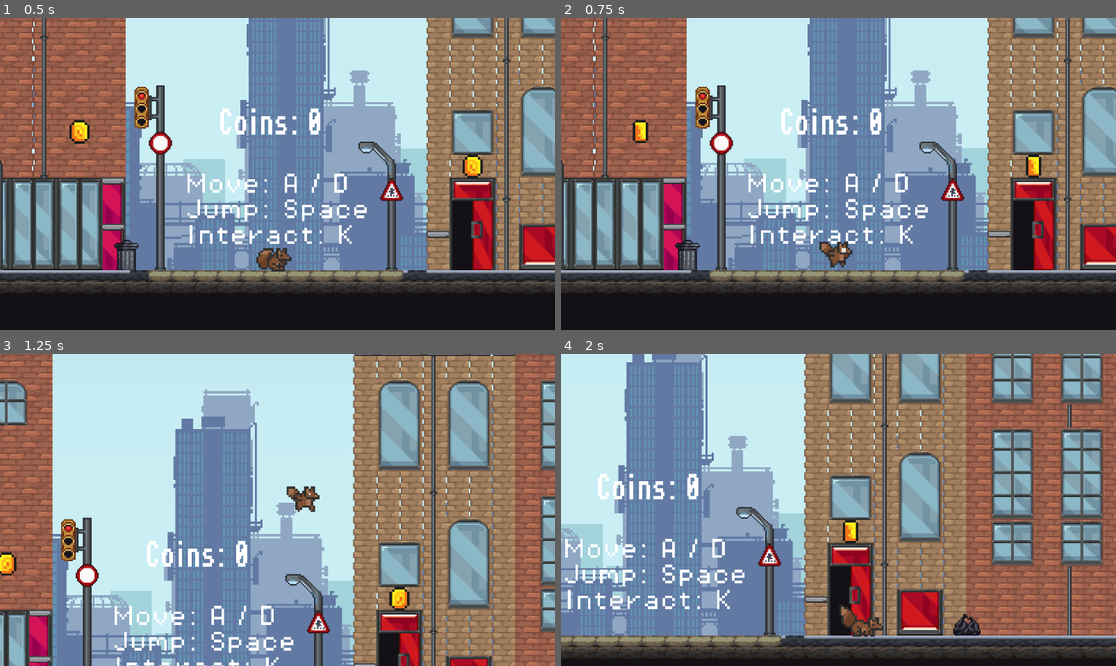
Above: before the commit, frames 1-4 (two rows, left to right).
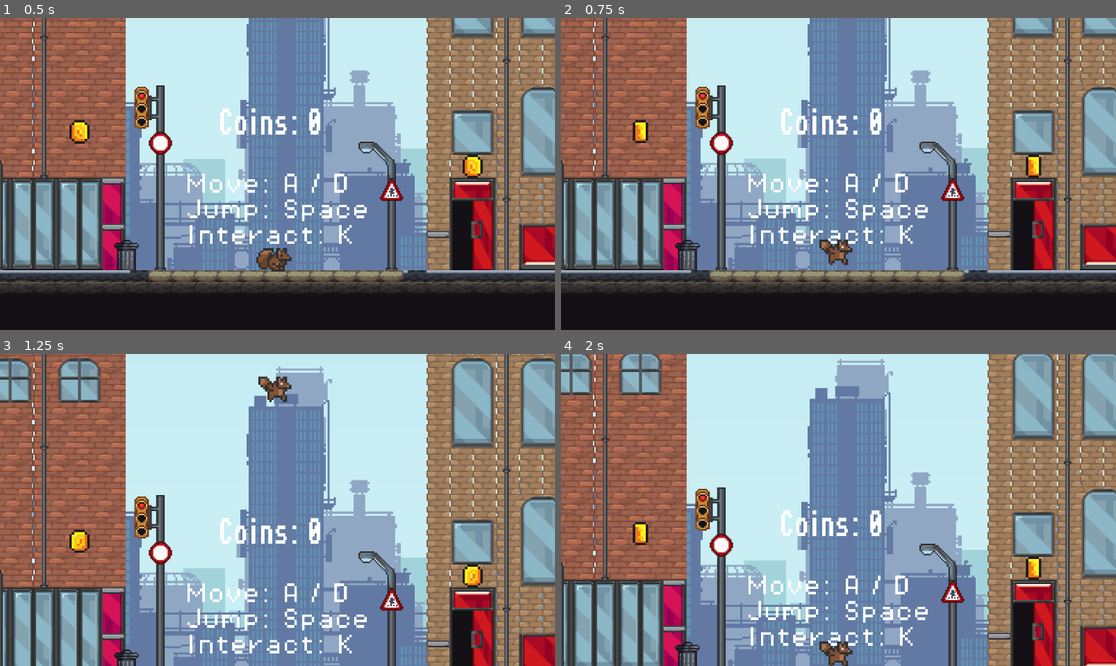
Above: after the commit, the same moments.

Repository: CS196Illinois/FA25-Group6
Game: Godot game, scene res://Scene/games.tscn
Two runs of this game, one before a commit and one after it. Both use one fixed random seed, a clock stepped at 60 frames per second and the inputs below.
Inputs:
- Up to frame 1 (0.5 s): no input
- Up to frame 2 (0.75 s): hold Right (move_right) from 0.53 s (still down); hold K (interact) from 0.53 s (still down)
- Up to frame 3 (1.25 s): keep holding Right (move_right); keep holding K (interact); tap Space (jump) at 0.77 s
- Up to frame 4 (2 s): keep holding Right (move_right); release K (interact) at 1.28 s; tap K (interact) at 1.35 s; tap Space (jump) at 1.52 s

Frame 1 is identical in both runs. In frame 2, 0.2% of the frame differs, in the area x 46-53%, y 70-80%; in frame 3, 72%; in frame 4, 87%, in the area x 0-100%, y 0-100%.

Commit message:
debugging (avoiding moving during interacting)

Diff:
--- a/cs-honors-proj/Scene/player.tscn
+++ b/cs-honors-proj/Scene/player.tscn
@@ -1,7 +1,11 @@
-[gd_scene load_steps=23 format=3 uid="uid://cgqtlonm2cm3i"]
+[gd_scene load_steps=25 format=3 uid="uid://cgqtlonm2cm3i"]
 
 [ext_resource type="Texture2D" uid="uid://crau8b5fv3xqb" path="res://Asset/sprite/Squirrel Sprite Sheet.png" id="1_kelma"]
 [ext_resource type="Script" uid="uid://b2drha0lbokl5" path="res://Script/player.gd" id="1_y8w33"]
+
+[sub_resource type="AtlasTexture" id="AtlasTexture_uktg4"]
+atlas = ExtResource("1_kelma")
+region = Rect2(0, 0, 32, 32)
 
 [sub_resource type="AtlasTexture" id="AtlasTexture_lgjog"]
 atlas = ExtResource("1_kelma")
@@ -14,6 +18,10 @@
 [sub_resource type="AtlasTexture" id="AtlasTexture_7d6xm"]
 atlas = ExtResource("1_kelma")
 region = Rect2(96, 160, 32, 32)
+
+[sub_resource type="AtlasTexture" id="AtlasTexture_c40dt"]
+atlas = ExtResource("1_kelma")
+region = Rect2(0, 160, 32, 32)
 
 [sub_resource type="AtlasTexture" id="AtlasTexture_y8w33"]
 atlas = ExtResource("1_kelma")
@@ -79,6 +87,9 @@
 animations = [{
 "frames": [{
 "duration": 1.0,
+"texture": SubResource("AtlasTexture_uktg4")
+}, {
+"duration": 1.0,
 "texture": SubResource("AtlasTexture_lgjog")
 }, {
 "duration": 1.0,
@@ -86,6 +97,9 @@
 }, {
 "duration": 1.0,
 "texture": SubResource("AtlasTexture_7d6xm")
+}, {
+"duration": 1.0,
+"texture": SubResource("AtlasTexture_c40dt")
 }],
 "loop": false,
 "name": &"beat",
@@ -168,8 +182,6 @@
 sprite_frames = SubResource("SpriteFrames_2sw5t")
 animation = &"beat"
 autoplay = "idle"
-frame = 2
-frame_progress = 1.0
 
 [node name="CollisionShape2D" type="CollisionShape2D" parent="."]
 position = Vector2(0.32864866, -3.076441)
--- a/cs-honors-proj/Script/player.gd
+++ b/cs-honors-proj/Script/player.gd
@@ -23,15 +23,14 @@
 	elif direction < 0:
 		animated_sprite_2d.flip_h = true
 	# play animations each time when press "K" without loop
-	if Input.is_action_pressed("interact") and is_on_floor():
-		if !playing:
-			animated_sprite_2d.play("beat")
-			await animated_sprite_2d.animation_finished
-			playing = true;
+	if Input.is_action_pressed("interact") and is_on_floor() and !playing:
+		animated_sprite_2d.play("beat")
+		await animated_sprite_2d.animation_finished
+		playing = true
 	elif Input.is_action_just_released("interact") and is_on_floor():
 		playing = false;
 	#static state, normal run and jump
-	if is_on_floor():
+	if is_on_floor() and !playing:
 		if direction == 0:
 			animated_sprite_2d.play("idle")
 		else:
@@ -39,9 +38,12 @@
 	else:
 		animated_sprite_2d.play("jump")
 	#apply movement
-	if direction:
-		velocity.x = direction * SPEED
+	if !playing :
+		if direction:
+			velocity.x = direction * SPEED
+		else:
+			velocity.x = move_toward(velocity.x, 0, SPEED)
 	else:
-		velocity.x = move_toward(velocity.x, 0, SPEED)
-
+		velocity.x = 0
+		#avoid moing when interact
 	move_and_slide()
